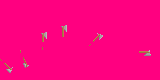
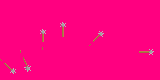
Revision of a layered 160x80 image; what changed, layer by layer:
added layer "mace" above "axe" over <box>6,22,154,74</box>
renamed "Layer 4" to "axe", hid it over <box>6,25,151,73</box>
